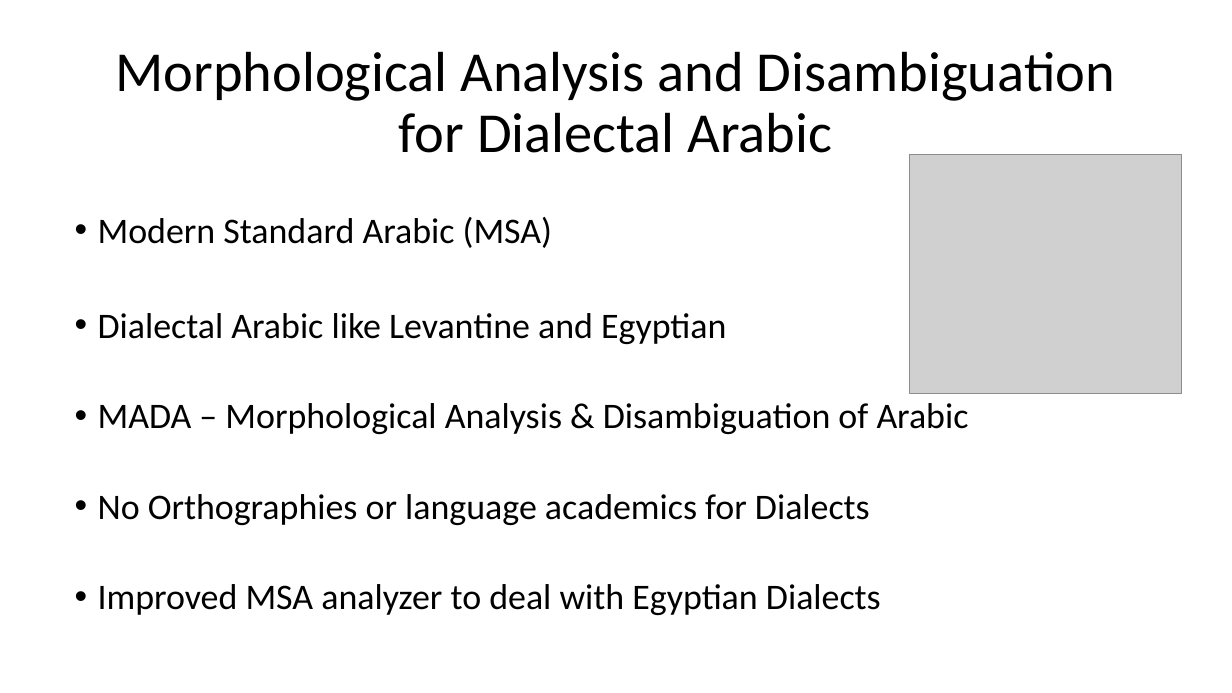
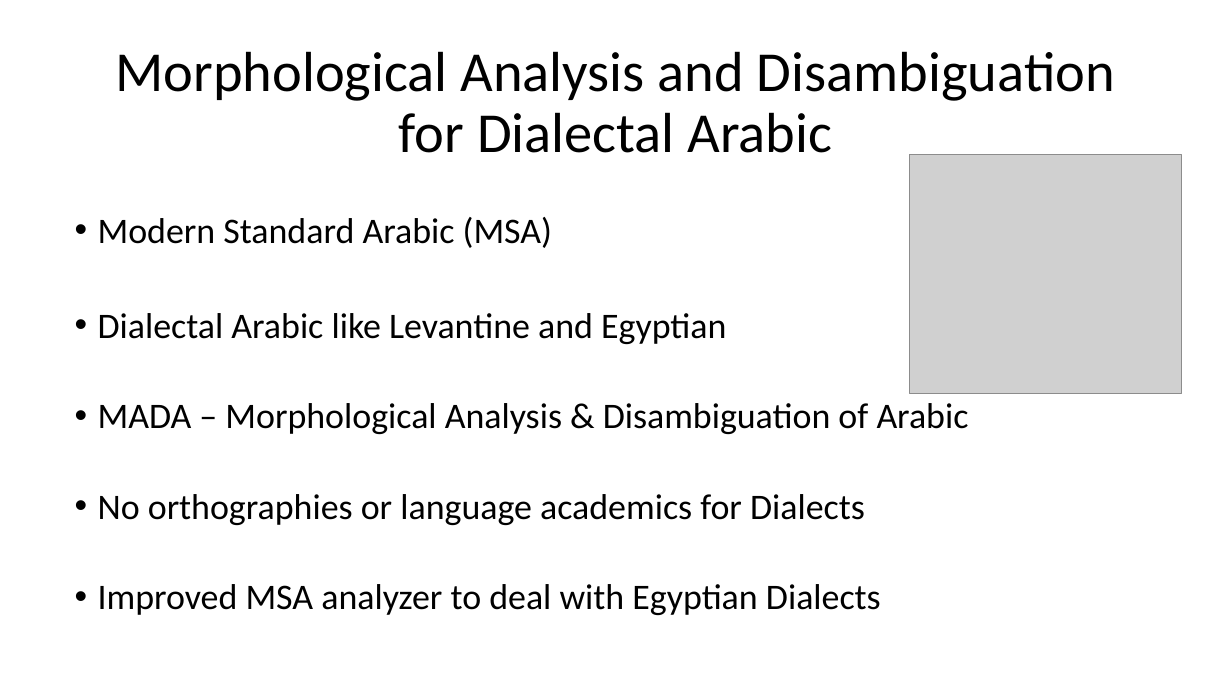
Before and after one commit to balhafni/data_mining, a slide deck: slide 3 of research_projects/mini_project_bashar_utkarsh.pptx. Drawn at 1232x693 pixels with LibreOffice and Linux fonts; fonts in the diff are those of the drawing; grey boxes stand for pictures. Boxes give left, top, right and bottom in pixels: in the first picture for what was removed or moved away, otherwise in the second. Text is boxed around its words. In the diff, an @@ line names an element or a change of style, - is before the commit and + after.

```diff
--- a/research_projects/mini_project_bashar_utkarsh.pptx
+++ b/research_projects/mini_project_bashar_utkarsh.pptx
@@ text at [98,494,865,525]: text changed @@
-• No Orthographies or language academics for Dialects
+• No orthographies or language academics for Dialects
```
Also in this commit, not shown: 3 other slides changed, 37 other files.
